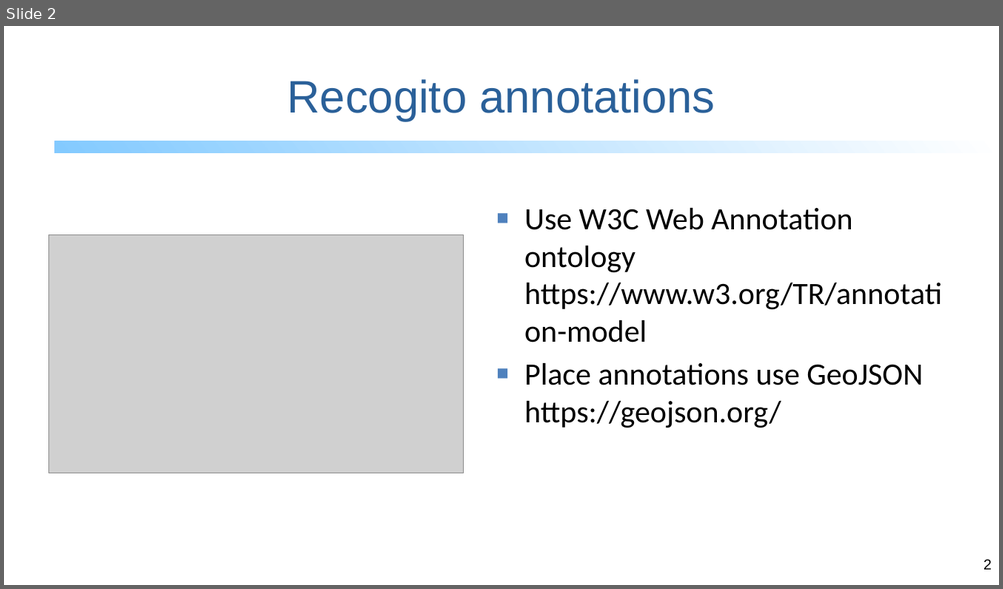
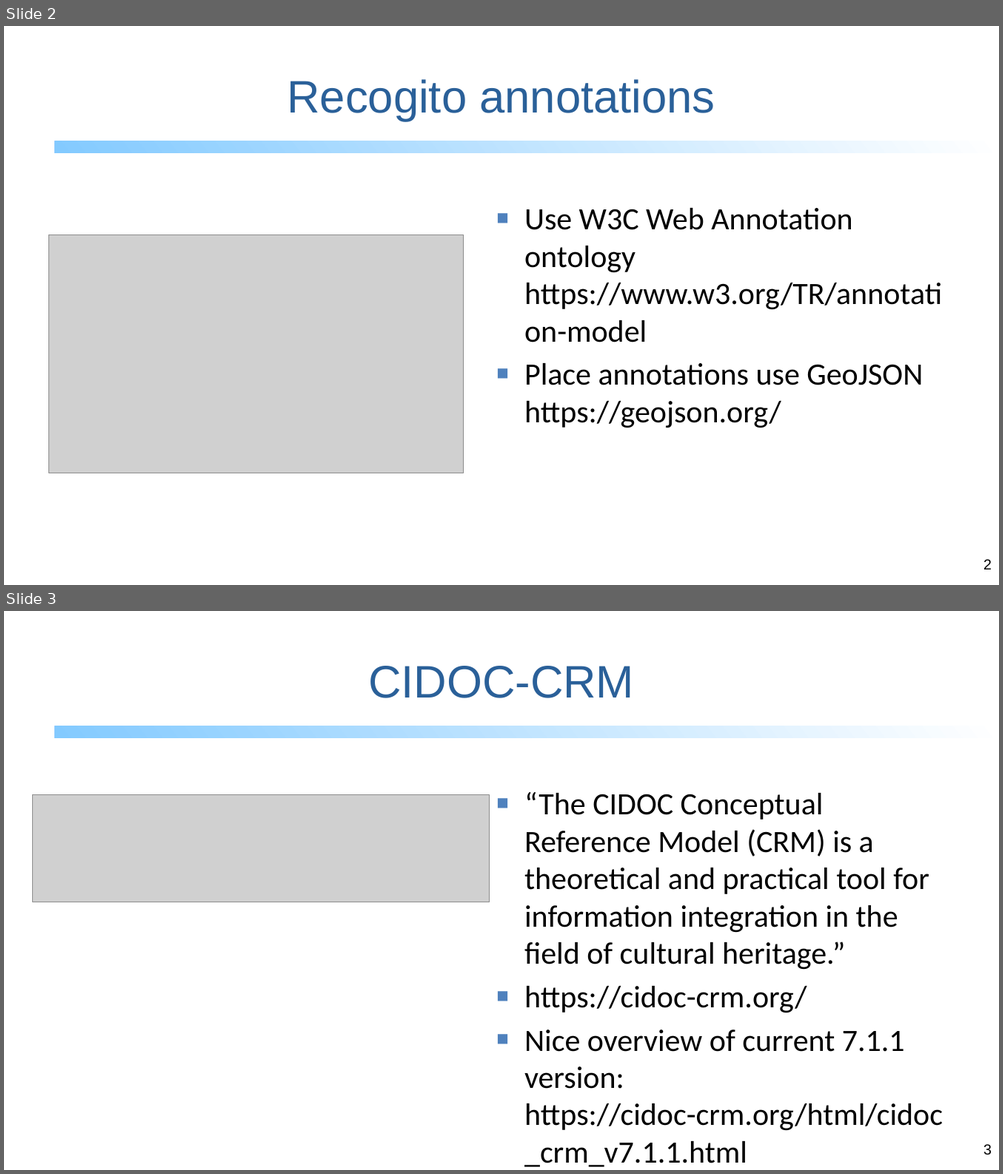
Before and after one commit to dh-tech/DH2022-workshop, a slide deck: slides/processing-recogito-annotations.odp. Shown one above the other, each under a label of ours: slide 2 before the commit, slides 2 and 3 after it. The pictures are 1003x589 and 1003x1174 pixels, drawn with LibreOffice and Linux fonts; fonts in the diff are those of the drawing; grey boxes stand for pictures. Boxes give left, top, right and bottom in pixels: in the first picture for what was removed or moved away, otherwise in the second. Text is boxed around its words. In the diff, an @@ line names an element or a change of style, - is before the commit and + after.

```diff
--- a/slides/processing-recogito-annotations.odp
+++ b/slides/processing-recogito-annotations.odp
@@ slide 3 added at bbox=[4, 611, 999, 1170], background #FFFFFF; not listed: 2 template elements that a slide beside it also shows @@
@@ title added at bbox=[368, 666, 634, 698], 44 pt, text #2A6099 @@
+CIDOC-CRM
@@ picture added at bbox=[32, 795, 489, 902] @@
@@ text added at bbox=[524, 792, 942, 1167], 30 pt, text #000000 @@
+■ “The CIDOC Conceptual Reference Model (CRM) is a theoretical and practical tool for information integration in the field of cultural heritage.”
+■ https://cidoc-crm.org/
+■ Nice overview of current 7.1.1 version: https://cidoc-crm.org/html/cidoc_crm_v7.1.1.html
```
Also in this commit, not shown: 1 slide changed, 2 other slides added, 2 slides removed, 2 other files.
